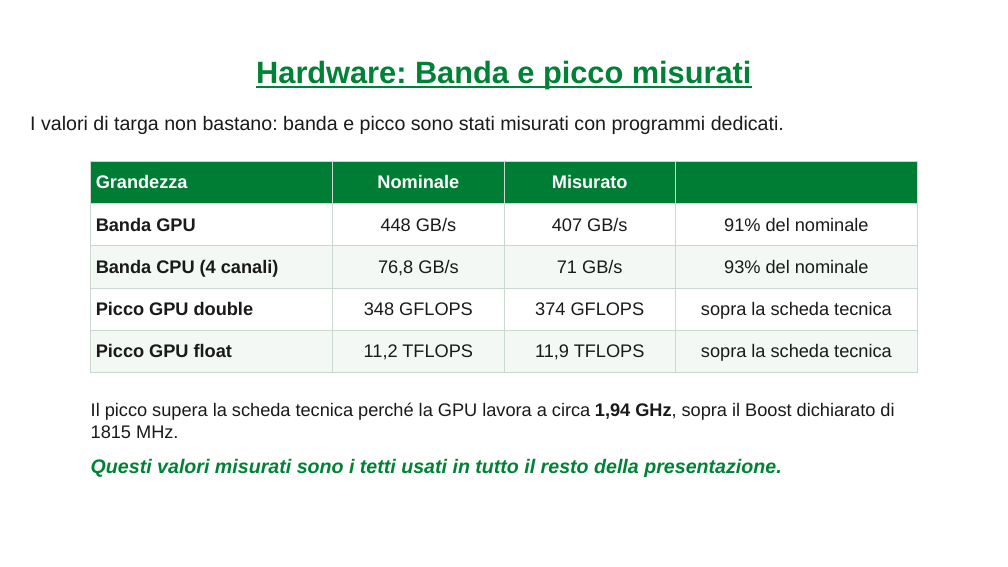
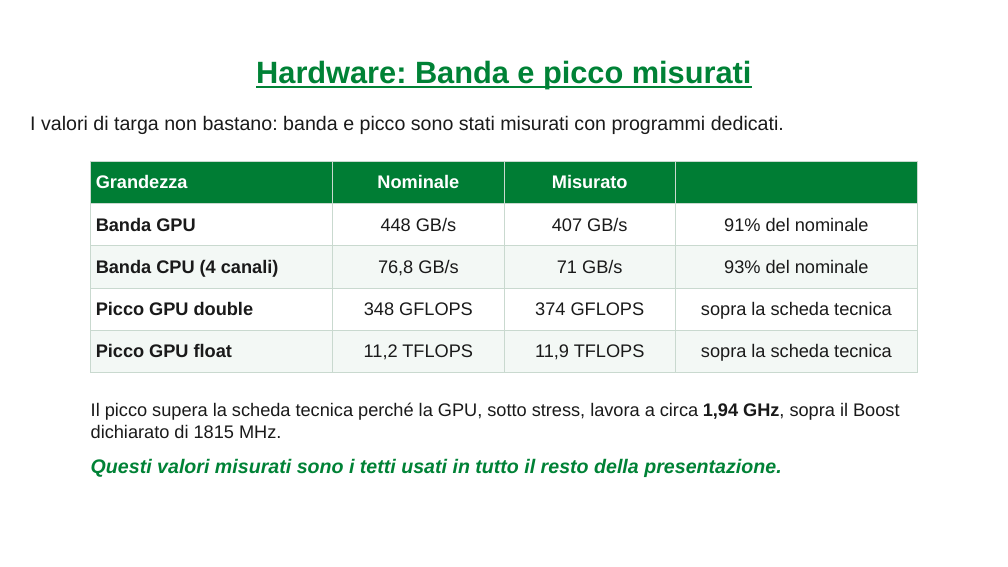
Before and after one commit to carloni2021/SCPA, a slide deck: slide 8 of relazione/presentazione/SCPA_Presentazione_Carloni.pptx (slide 7 before the commit). Drawn at 1008x567 pixels with LibreOffice and Linux fonts; fonts in the diff are those of the drawing; background and template pictures are left out. Boxes give left, top, right and bottom in pixels: in the first picture for what was removed or moved away, otherwise in the second. Text is boxed around its words. In the diff, an @@ line names an element or a change of style, - is before the commit and + after.

```diff
--- a/relazione/presentazione/SCPA_Presentazione_Carloni.pptx
+++ b/relazione/presentazione/SCPA_Presentazione_Carloni.pptx
@@ text at bbox=[91, 402, 899, 438]: text changed @@
-Il picco supera la scheda tecnica perché la GPU lavora a circa 1,94 GHz, sopra il Boost dichiarato di 1815 MHz.
+Il picco supera la scheda tecnica perché la GPU, sotto stress, lavora a circa 1,94 GHz, sopra il Boost dichiarato di 1815 MHz.
```
Also in this commit, not shown: 33 other slides changed, 4 slides added, 8 slides removed, 33 other files.
